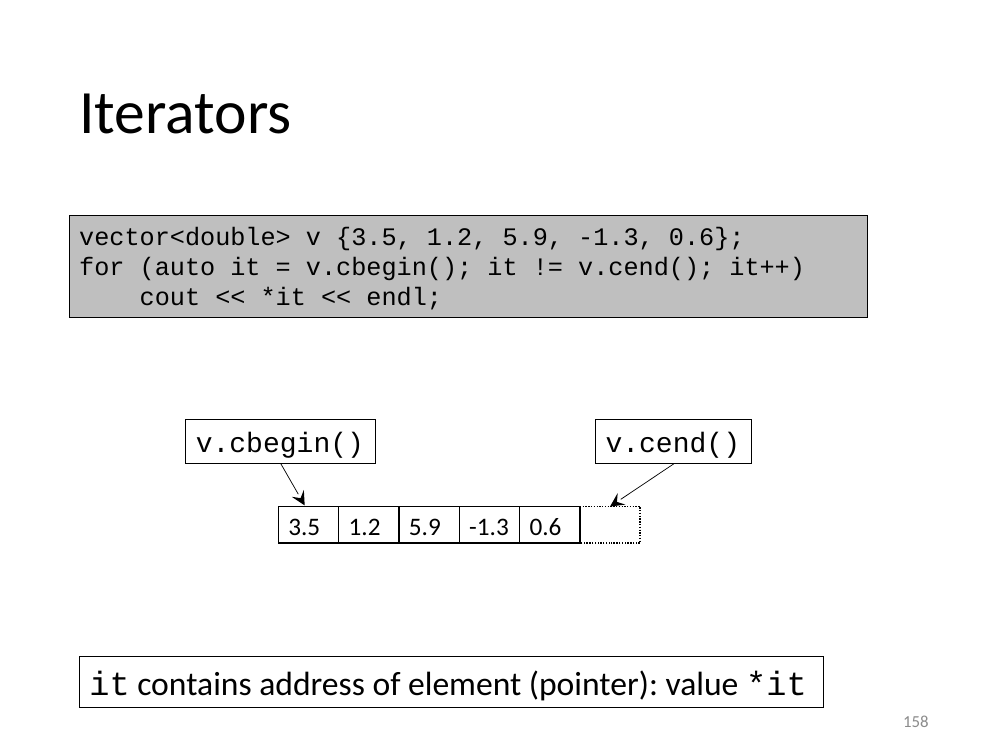
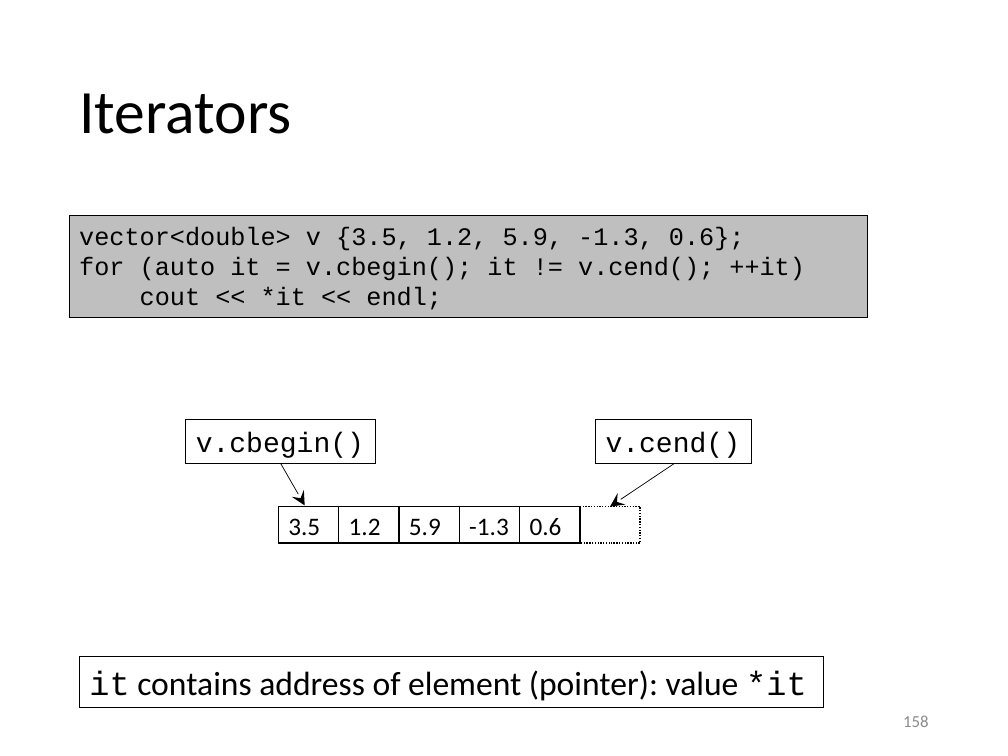
Before and after one commit to gjbex/training-material, a slide deck: slide 158 of CPlusPlus/scientific_cpp.pptx. Drawn at 1008x756 pixels with LibreOffice and Linux fonts; fonts in the diff are those of the drawing. Boxes give left, top, right and bottom in pixels: in the first picture for what was removed or moved away, otherwise in the second. Text is boxed around its words. In the diff, an @@ line names an element or a change of style, - is before the commit and + after.

```diff
--- a/CPlusPlus/scientific_cpp.pptx
+++ b/CPlusPlus/scientific_cpp.pptx
@@ text in rectangle at (79,257,805,281): text changed @@
-for (auto it = v.cbegin(); it != v.cend(); it++)
+for (auto it = v.cbegin(); it != v.cend(); ++it)
```
Also in this commit, not shown: 17 other slides changed.
